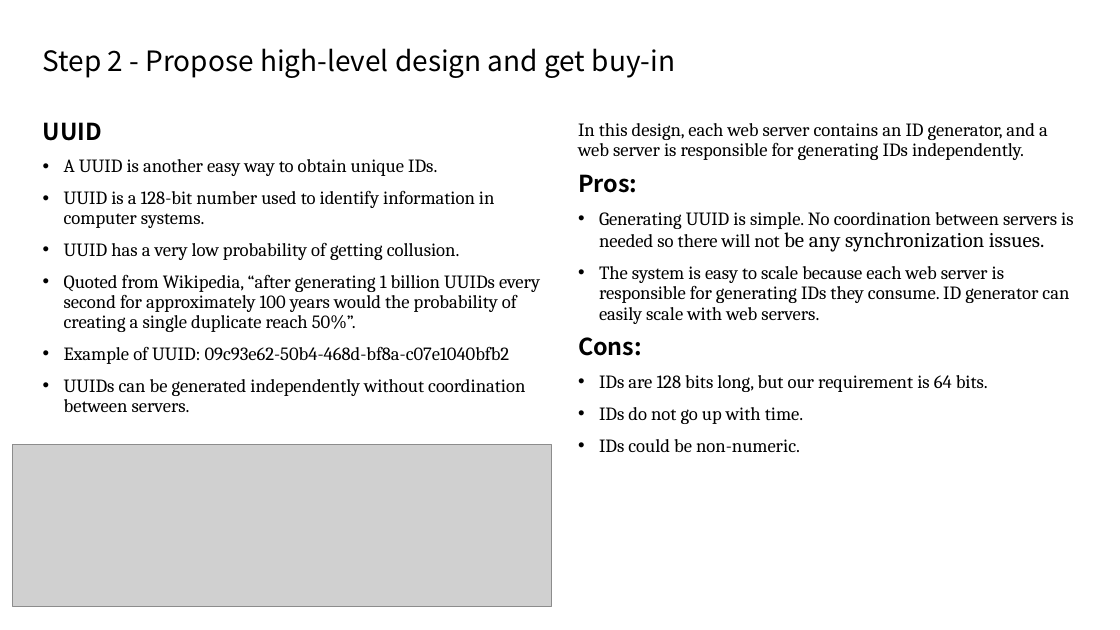
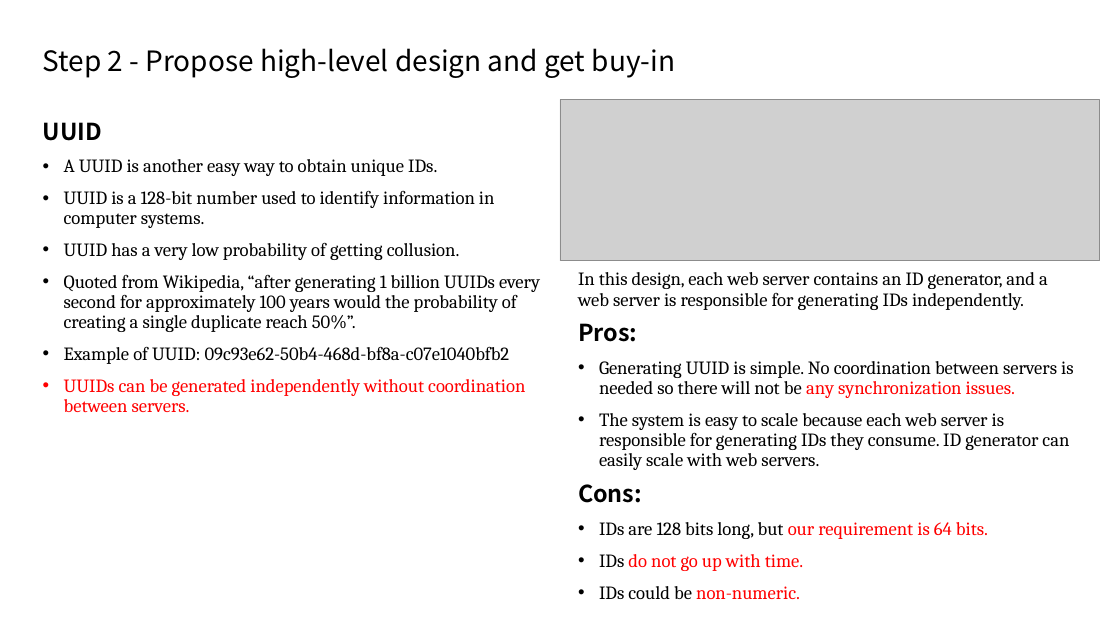
Before and after one commit to Vancouver-KDD/book-study, a slide deck: slide 5 of [Jason Yang] Wk 4 (Ch 7).pptx. Drawn at 1120x630 pixels with LibreOffice and Linux fonts; fonts in the diff are those of the drawing; grey boxes stand for pictures. Boxes give left, top, right and bottom in pixels: in the first picture for what was removed or moved away, otherwise in the second. Text is boxed around its words. In the diff, an @@ line names an element or a change of style, - is before the commit and + after.

Commit message:
added unique id generator for stateful and stateless system

```diff
--- a/[Jason Yang] Wk 4 (Ch 7).pptx
+++ b/[Jason Yang] Wk 4 (Ch 7).pptx
@@ picture: place and size @@
-picture at [12,445,552,607]
+picture at [560,100,1101,261]
@@ text "In this design, each web ...": place and size @@
-text "In this design, each web ..." at [578,123,1073,452]
+text "In this design, each web ..." at [578,272,1073,599]
@@ text at [64,379,525,413]: text colour #000000 to #FF0000 in "UUIDs can be generated independently without coordination ..." @@
@@ text at [599,361,1073,599]: size 18 to 16 pt in "be any synchronization issues."; text colour #000000 to #FF0000 in "any synchronization issues.", "our requirement is 64 bits.", "do not go up with time.", "non-numeric." @@
```
Also in this commit, not shown: 8 other slides changed, 3 slides added.
